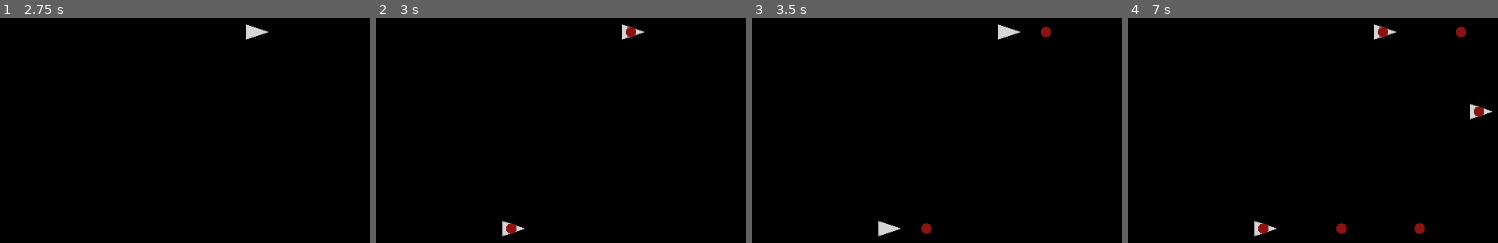
Above: before the commit, frames 1-4 (left to right).
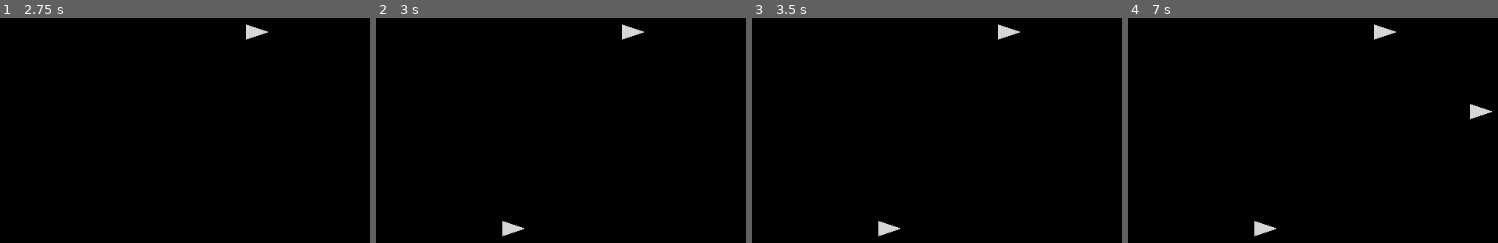
Above: after the commit, the same moments.

Repository: battw/does-compute-2
Game: Godot game, scene res://Main.tscn
Same seed, same stepped clock (60 frames per second), same inputs: the game is played once before the commit and once after it.
Inputs (mouse positions are in pixels of both pictures, inside the frame that each line leads up to):
- Up to frame 1 (2.75 s): tap Enter at 0.5, 2 s; move the mouse to (351, 112) at 0.52 s; hold Right mouse button (change_mode) 0.53-1.28 s; click (351, 112) at 0.8 s; tap Space at 1.25 s; move the mouse to (14, 157) at 1.27 s; click (14, 157) at 1.35 s; right-click (14, 157) at 1.55 s; move the mouse to (255, 31) at 2.02 s; hold Right mouse button (change_mode) from 2.03 s (still down); click (255, 31) at 2.3 s
- Up to frame 2 (3 s): tap Space at 2.75 s; move the mouse to (509, 229) at 2.77 s; release Right mouse button (change_mode) at 2.78 s; click (509, 229) at 2.85 s
- Up to frame 3 (3.5 s): right-click (885, 229) at 3.05 s
- Up to frame 4 (7 s): tap Enter at 3.5 s; move the mouse to (outside the picture) at 3.52 s; hold Right mouse button (change_mode) 3.53-4.28 s; click (outside the picture) at 3.8 s; move the mouse to (outside the picture) at 4.27 s; click (outside the picture) at 4.35 s; right-click (outside the picture) at 4.55 s; move the mouse to (1342, 135) at 5.02 s; hold Right mouse button (change_mode) 5.03-5.78 s; click (1342, 135) at 5.3 s; move the mouse to (1183, 18) at 5.77 s; click (1183, 18) at 5.85 s; right-click (1183, 18) at 6.05 s; move the mouse to (1479, 112) at 6.52 s; hold Right mouse button (change_mode) from 6.53 s (still down); click (1479, 112) at 6.8 s

Frame 1 is identical in both runs. In frame 2, 0.2% of the frame differs, in the area x 35-71%, y 3-96%; in frame 3, 0.2%; in frame 4, 0.7%, in the area x 35-97%, y 3-96%.

Commit message:
Can delete and invert arrows

Diff:
--- a/Arrow.gd
+++ b/Arrow.gd
@@ -1,13 +1,22 @@
 extends Node2D
 
 onready var dot = preload("res://Dot.tscn")
-var inv = true
+var inv = false
 var hit = false # the Arrow has been hit by a Dot since the last tick
+var main
+signal arrow_clicked(arrow)
 
 
 func _ready():
 	add_to_group("Arrows")
 	add_to_group("Tickers")
+
+
+func _enter_tree():
+	main = find_parent("Main")
+	if main != null:
+		connect("arrow_clicked", main, "on_arrow_clicked")
+
 
 func hit(area2d):
 	var d = area2d.find_parent("*Dot*")
@@ -15,14 +24,24 @@
 		hit = true
 		d.queue_free()
 
+
 func tick():
 	if (hit and !inv) or (inv and !hit):
 		emit()
 	hit = false
 
+
 func emit():
 	var d = dot.instance()
 	d.direction = Vector2.RIGHT.rotated(transform.get_rotation())
-	d.position = self.position
+	d.position = position
 	d.arrow = self
 	get_tree().get_root().add_child(d)
+
+
+func _on_Area2D_input_event(viewport, event, shape_idx):
+	if event.is_action_pressed("click"):
+		emit_signal("arrow_clicked", self)
+
+func invert():
+	inv = !inv
--- a/Arrow.tscn
+++ b/Arrow.tscn
@@ -18,9 +18,17 @@
 [node name="Area2D" type="Area2D" parent="."]
 gravity = 0.0
 collision_layer = 2
+__meta__ = {
+"_edit_group_": true,
+"_edit_lock_": true
+}
 
 [node name="CollisionShape2D" type="CollisionShape2D" parent="Area2D"]
-rotation = 1.56514
-scale = Vector2( 0.920001, 1.63863 )
+rotation = 1.5708
+scale = Vector2( 1.155, 2 )
 shape = SubResource( 1 )
+__meta__ = {
+"_edit_lock_": true
+}
 [connection signal="area_entered" from="Area2D" to="." method="hit"]
+[connection signal="input_event" from="Area2D" to="." method="_on_Area2D_input_event"]
--- a/Main.gd
+++ b/Main.gd
@@ -4,6 +4,7 @@
 var current_arrow
 
 enum { ADD, INVERT, DELETE }
+var mode_names = ["ADD", "INVERT", "DELETE"]
 var input_mode = ADD
 
 func _ready():
@@ -17,6 +18,7 @@
 
 	if event.is_action_pressed("change_mode"):
 		input_mode = (input_mode + 1) % 3
+		print("input mode: " + mode_names[input_mode])
 
 	match input_mode:
 		ADD:
@@ -31,15 +33,6 @@
 				var mpos = get_viewport().get_mouse_position()
 				current_arrow.look_at(mpos)
 
-		INVERT:
-			if event.is_action_pressed("click"):
-				print("invert click")
-
-		DELETE:
-			if event.is_action_pressed("click"):
-				print("delete click")
-
-
 
 func add_arrow(pos):
 	""" Places an arrow at the given position and returns it """
@@ -47,3 +40,10 @@
 	a.position = pos
 	add_child(a)
 	return a
+
+func on_arrow_clicked(arrow):
+	match input_mode:
+		INVERT:
+			arrow.invert()
+		DELETE:
+			arrow.queue_free()
--- a/Main.tscn
+++ b/Main.tscn
@@ -5,7 +5,7 @@
 [ext_resource path="res://PlayArea.gd" type="Script" id=3]
 
 [sub_resource type="RectangleShape2D" id=1]
-extents = Vector2( 191.924, 134.617 )
+extents = Vector2( 808.667, 134.617 )
 
 [node name="Main" type="Node"]
 script = ExtResource( 1 )
